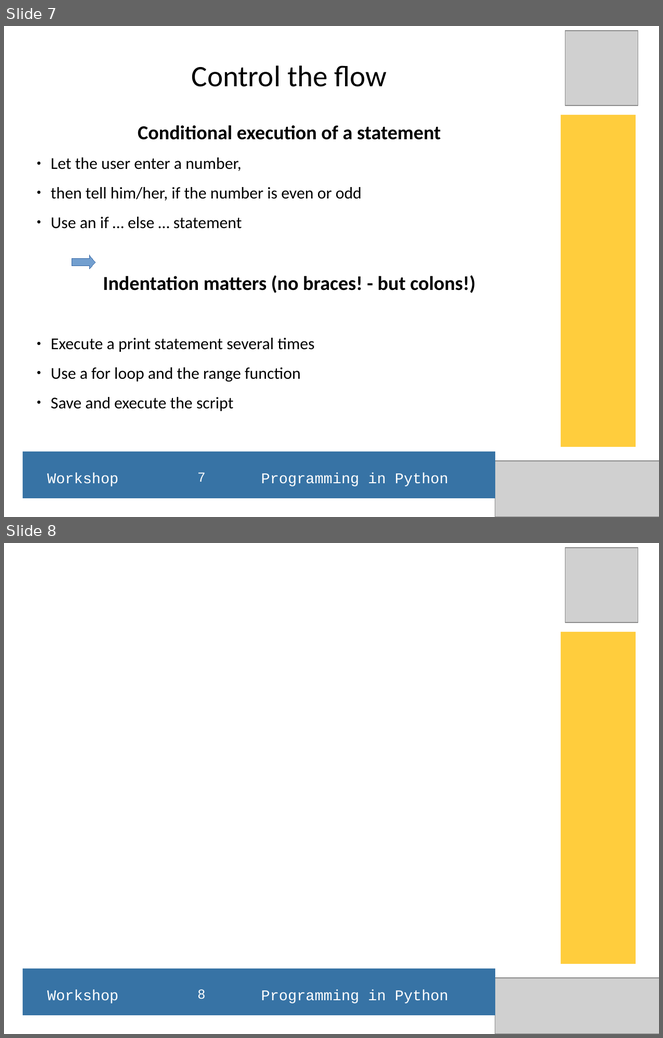
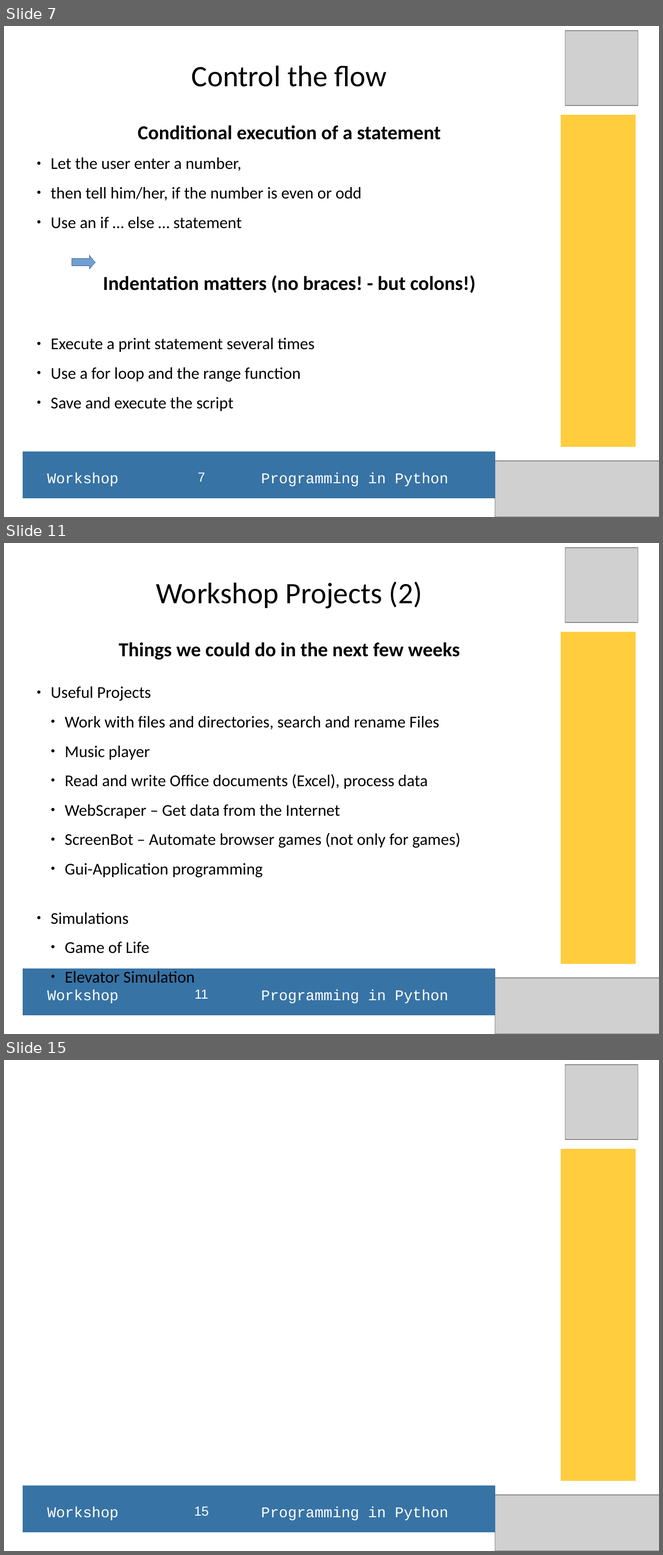
Before and after one commit to hans-boden/pyws-fablab-lisbon, a slide deck: resources/python_ws_2016Q1.odp. Shown one above the other, each under a label of ours: slides 7 and 8 before the commit, slides 7, 11 and 15 after it; the slides between them are not shown. The pictures are 663x1038 and 663x1555 pixels, drawn with LibreOffice and Linux fonts; fonts in the diff are those of the drawing; grey boxes stand for pictures. Boxes give left, top, right and bottom in pixels: in the first picture for what was removed or moved away, otherwise in the second. Text is boxed around its words. In the diff, an @@ line names an element or a change of style, - is before the commit and + after.

Commit message:
Added resources and scrips, updated the presentation file(.odp)
New ressources: Shell Command file 01 and the shell output 01 for the basic python commands
New Script: eval_loop.py  - read and interpret a shell command file and write the results to stdout

```diff
--- a/resources/python_ws_2016Q1.odp
+++ b/resources/python_ws_2016Q1.odp
@@ slide 11 added at [4, 543, 659, 1034], background #FFFFFF @@
@@ picture added at [566, 548, 638, 623] @@
@@ title added at [156, 581, 423, 609], 36 pt, text #000000 @@
+Workshop Projects (2)
@@ rectangle added at [561, 632, 636, 965], fill #FFCD3D @@
@@ subtitle added at [51, 642, 461, 954], 20 pt, text #000000 @@
+Things we could do in the next few weeks
+● Useful Projects
+  ● Work with files and directories, search and rename Files
+  ● Music player
+  ● Read and write Office documents (Excel), process data
+  ● WebScraper – Get data from the Internet
+  ● ScreenBot – Automate browser games (not only for games)
+  ● Gui-Application programming
+● Simulations
+  ● Game of Life
+  ● Elevator Simulation
@@ rectangle added at [22, 969, 495, 1016], fill #3773A5 @@
@@ picture added at [496, 978, 659, 1034] @@
@@ text added at [47, 990, 449, 1004], 18 pt, text #FFFFFF @@
+Workshop Programming in Python
@@ page number added at [195, 990, 208, 999], 16 pt, text #FFFFFF @@
+11
@@ what was slide 8 is now slide 15 @@
@@ page number at [194, 1507, 209, 1517]: text changed @@
-8
+15
```
Also in this commit, not shown: 1 slide changed, 6 other slides added, 3 other files.
